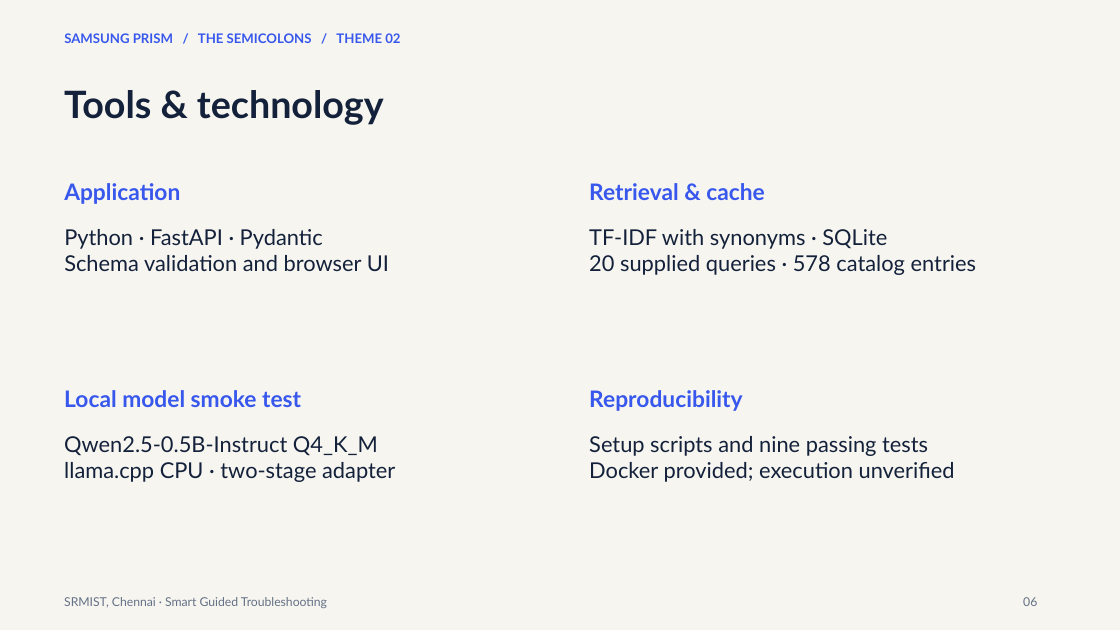
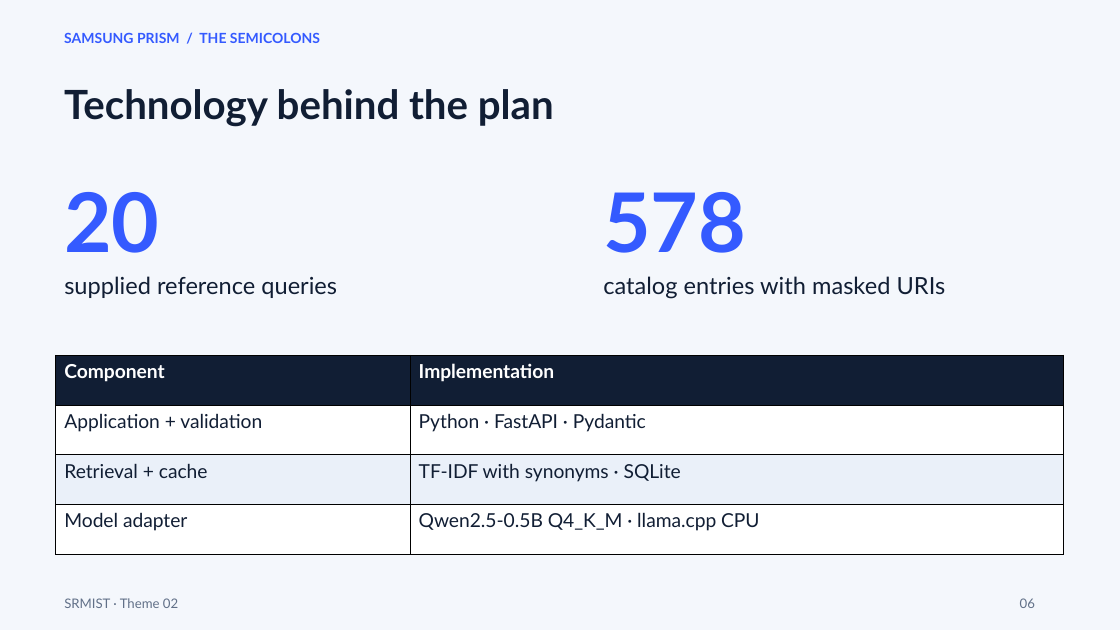
Before and after one commit to Lakshmi98496/samsung-prism, a slide deck: slide 6 of submission/SRMIST_TheSemicolons_Submission.pptx. Drawn at 1120x630 pixels with LibreOffice and Linux fonts; fonts in the diff are those of the drawing. Boxes give left, top, right and bottom in pixels: in the first picture for what was removed or moved away, otherwise in the second. Text is boxed around its words. In the diff, an @@ line names an element or a change of style, - is before the commit and + after.

Commit message:
Redesign presentation with visuals and keep rehearsal scripts local

```diff
--- a/submission/SRMIST_TheSemicolons_Submission.pptx
+++ b/submission/SRMIST_TheSemicolons_Submission.pptx
@@ background #F6F5F0 to #F4F7FC @@
@@ text at (64,33,320,43): text changed; size 11.2 to 12 pt; text colour #3858ED to #345AFF @@
-SAMSUNG PRISM / THE SEMICOLONS / THEME 02
+SAMSUNG PRISM / THE SEMICOLONS
@@ text at (64,89,554,127): text changed; size 32.2 to 34.5 pt; text colour #14213A to #111E34 @@
-Tools & technology
+Technology behind the plan
@@ text at (64,192,159,253): text changed; size 19.5 to 70.5 pt; text colour #3858ED to #345AFF @@
-Application
+20
@@ text at (603,192,746,253): text changed; size 19.5 to 70.5 pt; text colour #3858ED to #345AFF @@
-Retrieval & cache
+578
@@ text at (64,276,337,298): text changed; size 18.8 to 20.2 pt; text colour #14213A to #111E34 @@
-Python · FastAPI · Pydantic
-Schema validation and browser UI
+supplied reference queries
@@ text at (603,276,946,299): text changed; size 18.8 to 20.2 pt; text colour #14213A to #111E34 @@
-TF-IDF with synonyms · SQLite
-20 supplied queries · 578 catalog entries
+catalog entries with masked URIs
@@ table added at (56,355,1065,555), 4 rows, 2 columns @@
+Component | Implementation
+Application + validation | Python · FastAPI · Pydantic
+Retrieval + cache | TF-IDF with synonyms · SQLite
+Model adapter | Qwen2.5-0.5B Q4_K_M · llama.cpp CPU
@@ text removed at (64,390,301,407) @@
-Local model smoke test
@@ text removed at (589,390,742,411) @@
-Reproducibility
@@ text removed at (64,436,395,482) @@
-Qwen2.5-0.5B-Instruct Q4_K_M
-llama.cpp CPU · two-stage adapter
@@ text removed at (589,436,955,482) @@
-Setup scripts and nine passing tests
-Docker provided; execution unverified
@@ text at (64,598,178,608): text changed; size 10.5 to 11.2 pt; text colour #657186 to #617088 @@
-SRMIST, Chennai · Smart Guided Troubleshooting
+SRMIST · Theme 02
@@ text "06" at (1020,598,1035,608): size 10.5 to 11.2 pt, text colour #657186 to #617088 @@
```
Also in this commit, not shown: 9 other slides changed, 2 slides added, 2 slides removed, 7 other files.
